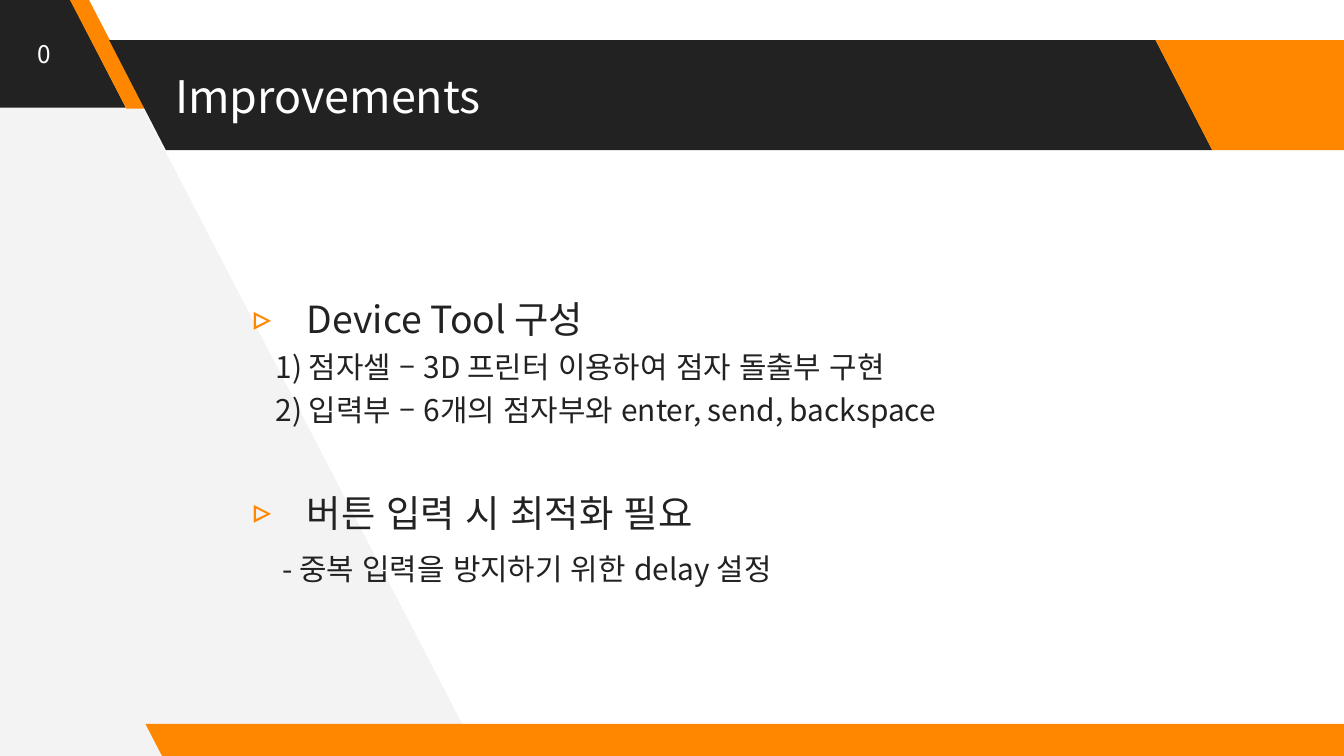
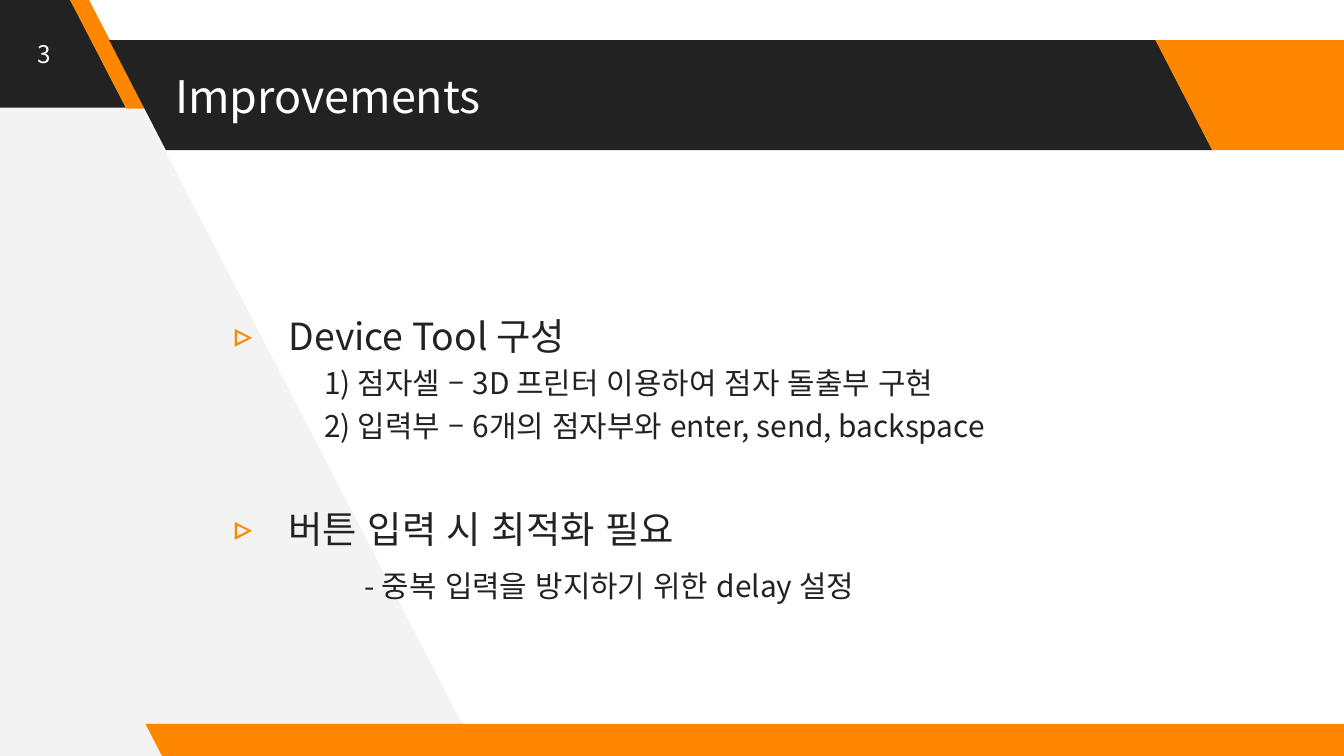
Before and after one commit to Huffon/2019_Capstone_bee, a slide deck: slide 16 of docs/5_Interim Presentation.pptx (slide 20 before the commit). Drawn at 1344x756 pixels with LibreOffice and Linux fonts; fonts in the diff are those of the drawing. Boxes give left, top, right and bottom in pixels: in the first picture for what was removed or moved away, otherwise in the second. Text is boxed around its words. In the diff, an @@ line names an element or a change of style, - is before the commit and + after.

```diff
--- a/docs/5_Interim Presentation.pptx
+++ b/docs/5_Interim Presentation.pptx
@@ text at box(37, 45, 50, 64): text changed @@
-0
+3
@@ text "Device Tool 구성": place and size @@
-text "Device Tool 구성" at box(276, 302, 936, 587)
+text "Device Tool 구성" at box(288, 319, 985, 604)
@@ text at box(324, 369, 985, 444): list level 3 to 4 in "1) 점자셀 – 3D 프린터 ..."; list level 3 to 4 in "2) 입력부 – 6개의 점자부와 ..." @@
```
Also in this commit, not shown: 12 other slides changed, 4 slides removed, 3 other files.
